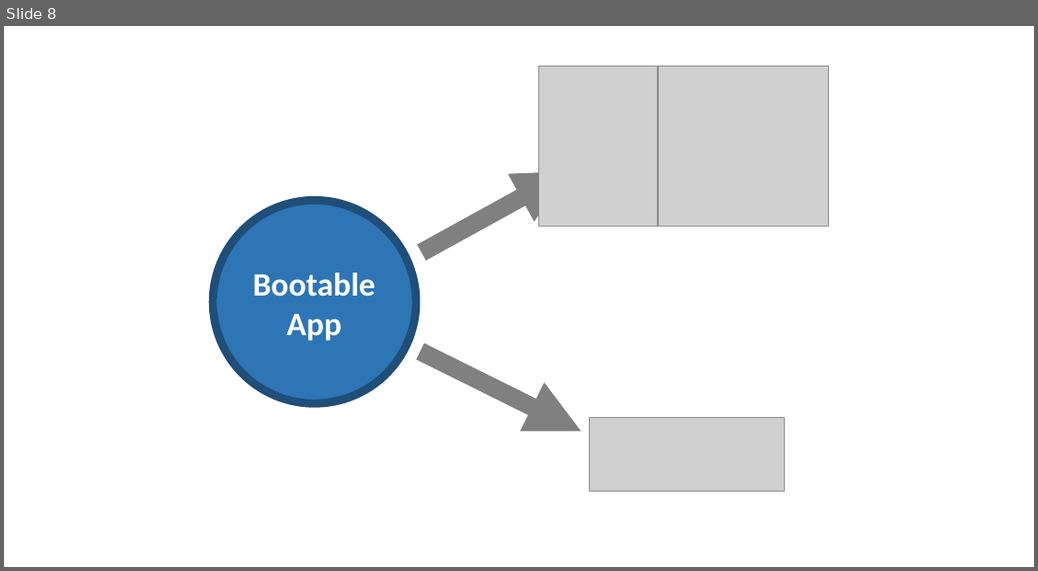
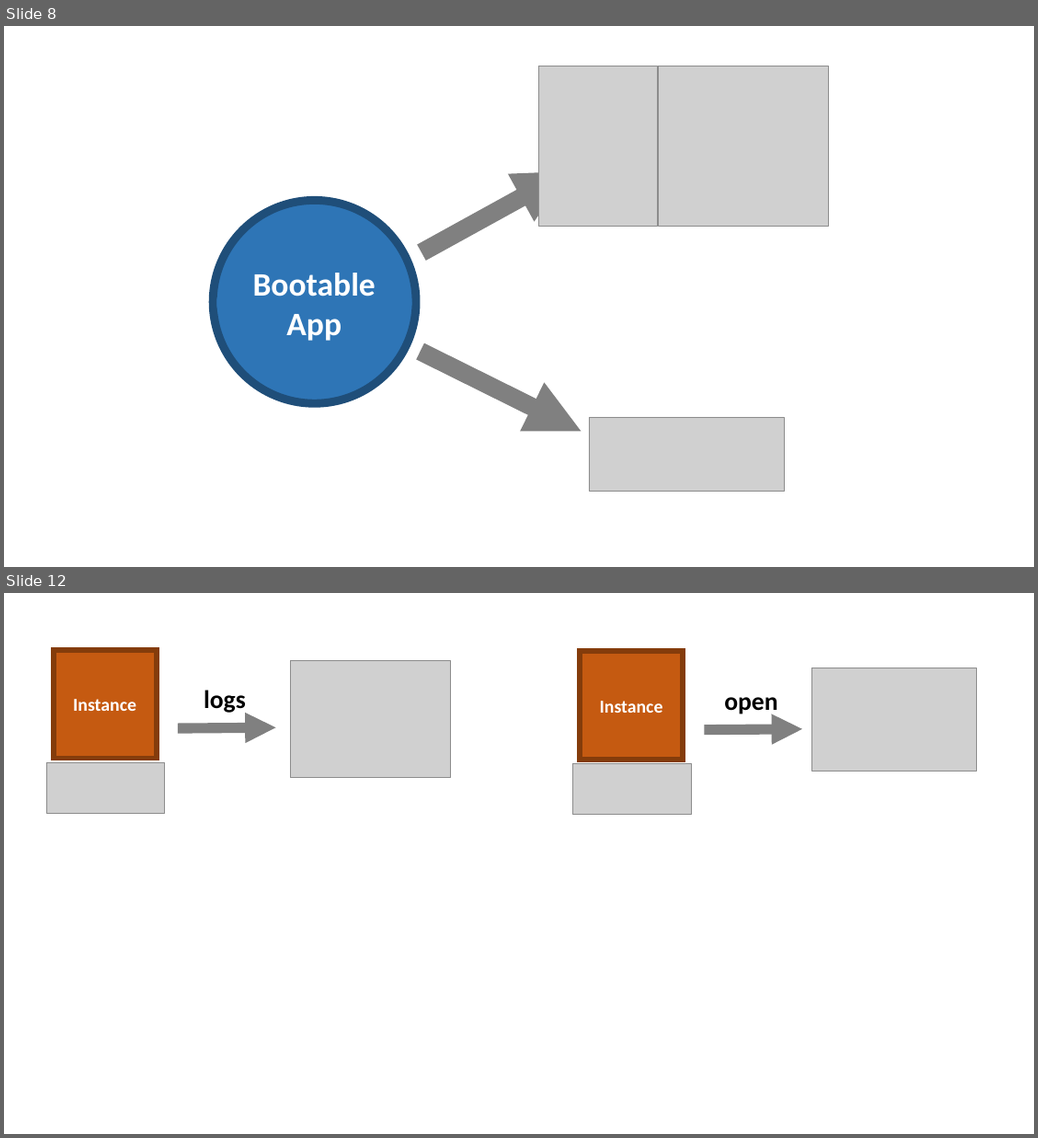
Before and after one commit to flyway/boxfuse.com, a slide deck: _sources/GettingStarted.pptx. Shown one above the other, each under a label of ours: slide 8 before the commit, slides 8 and 12 after it; the slides between them are not shown. The pictures are 1038x571 and 1038x1138 pixels, drawn with LibreOffice and Linux fonts; fonts in the diff are those of the drawing; grey boxes stand for pictures. Boxes give left, top, right and bottom in pixels: in the first picture for what was removed or moved away, otherwise in the second. Text is boxed around its words. In the diff, an @@ line names an element or a change of style, - is before the commit and + after.

```diff
--- a/_sources/GettingStarted.pptx
+++ b/_sources/GettingStarted.pptx
@@ slide 12 added at (4, 593, 1034, 1134), background #FFFFFF @@
@@ rectangle added at (53, 650, 157, 759), fill #C55A11, outline #843C0B 6 pt, 20 pt, text #FFFFFF, bold @@
+Instance
@@ picture added at (290, 661, 451, 778) @@
@@ rectangle added at (580, 651, 683, 760), fill #C55A11, outline #843C0B 6 pt, 20 pt, text #FFFFFF, bold @@
+Instance
@@ picture added at (813, 668, 976, 771) @@
@@ text added at (204, 690, 246, 715), 28 pt, text #000000, bold @@
+logs
@@ text added at (724, 697, 778, 716), 28 pt, text #000000, bold @@
+open
@@ arrow added from (178, 728) to (276, 727), #808080 11.25 pt @@
@@ arrow added from (705, 730) to (803, 729), #808080 11.25 pt @@
@@ picture added at (46, 762, 165, 813) @@
@@ picture added at (573, 764, 691, 814) @@
```
Also in this commit, not shown: 1 slide changed, 3 other slides added, 34 other files.
